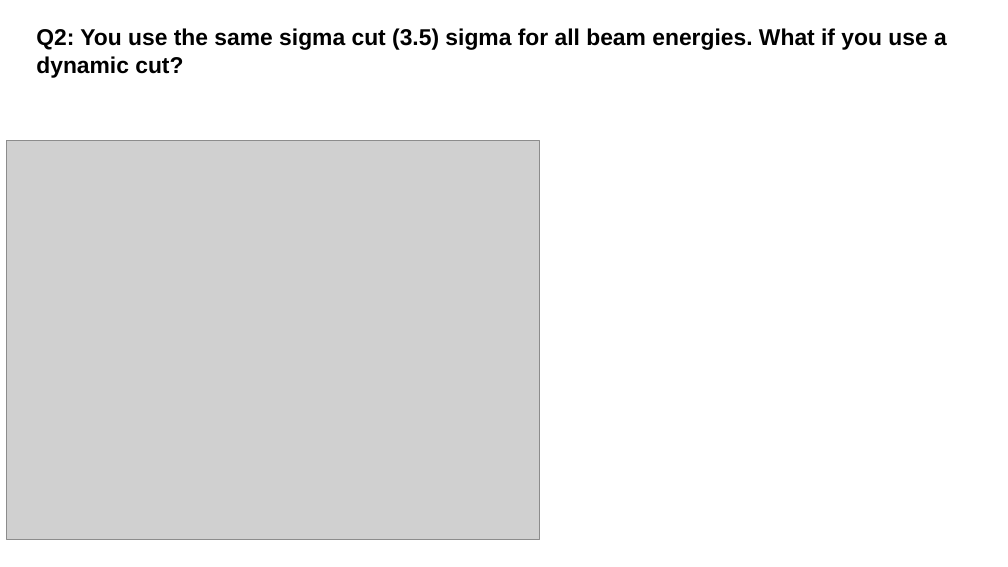
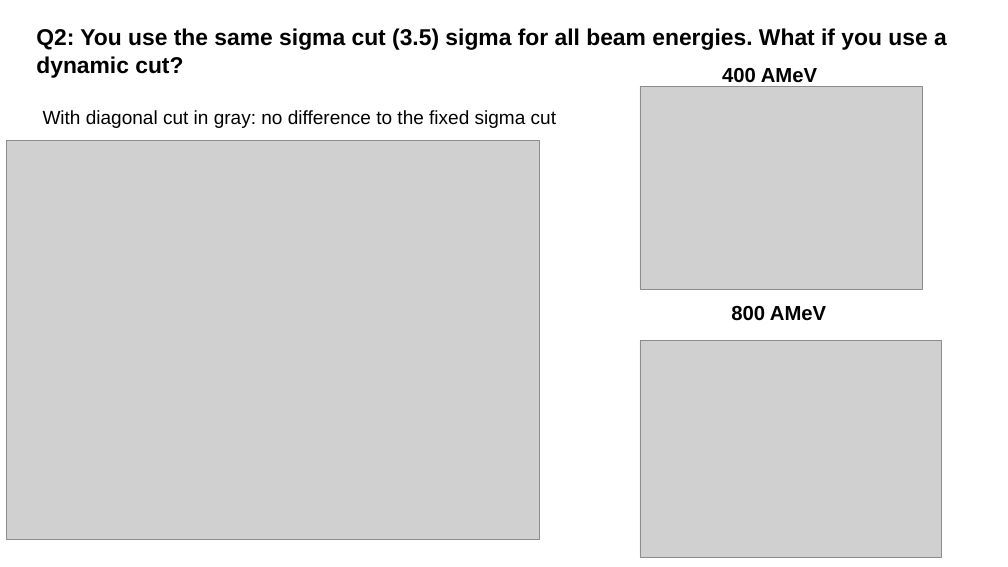
Before and after one commit to jenegger/r3bweek24_gsi, a slide deck: slide 3 of analysis_s444_comments_from_r3bweek.odp. Drawn at 1008x567 pixels with LibreOffice and Linux fonts; fonts in the diff are those of the drawing; grey boxes stand for pictures. Boxes give left, top, right and bottom in pixels: in the first picture for what was removed or moved away, otherwise in the second. Text is boxed around its words. In the diff, an @@ line names an element or a change of style, - is before the commit and + after.

```diff
--- a/analysis_s444_comments_from_r3bweek.odp
+++ b/analysis_s444_comments_from_r3bweek.odp
@@ picture added at <box>640,86,923,289</box> @@
@@ text added at <box>722,68,817,88</box>, 16 pt, text #000000, bold @@
+400 AMeV
@@ text added at <box>43,110,556,128</box>, 15 pt, text #000000 @@
+With diagonal cut in gray: no difference to the fixed sigma cut
@@ text added at <box>731,306,826,321</box>, 16 pt, text #000000, bold @@
+800 AMeV
@@ picture added at <box>640,341,942,558</box> @@
```
Also in this commit, not shown: 6 slides added, 39 other files.
